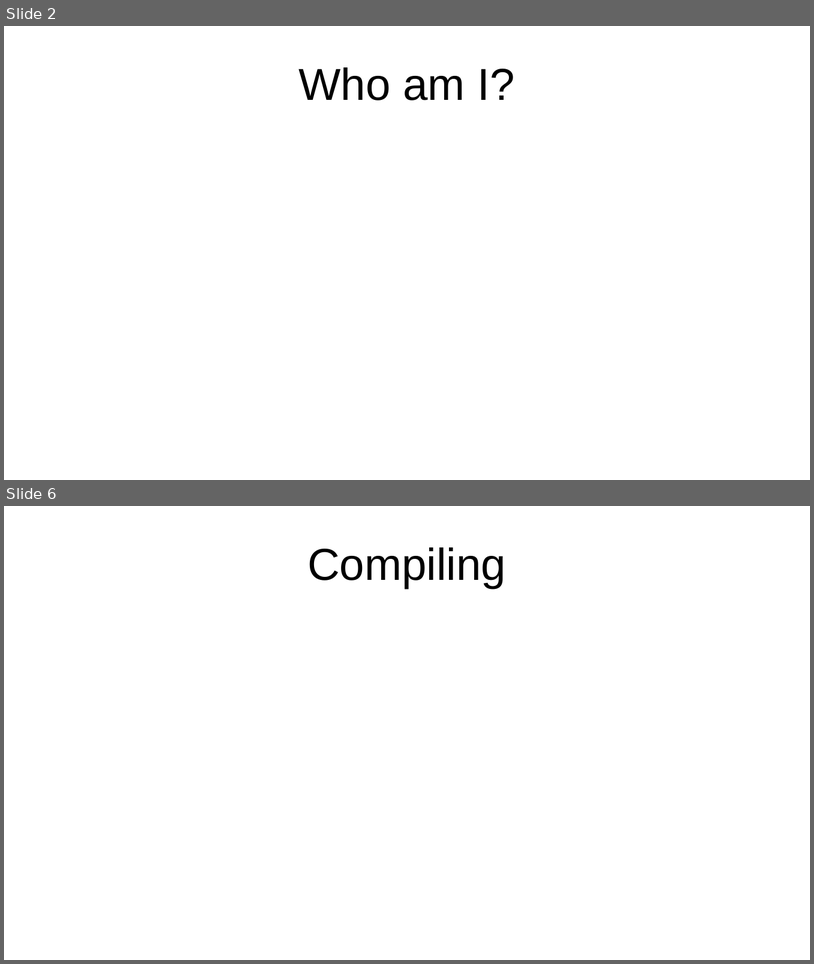
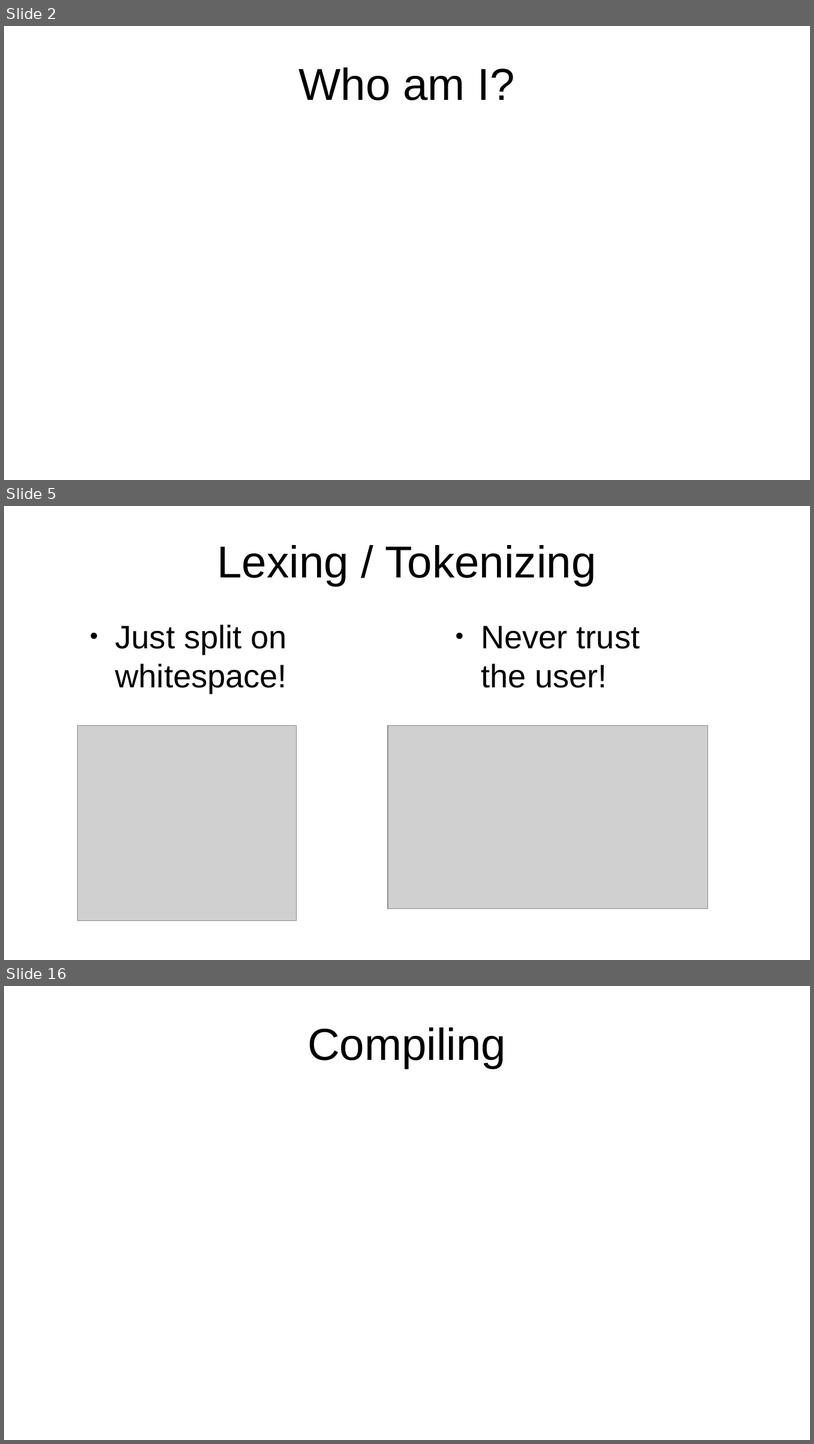
Before and after one commit to grab-a-byte/CalculatorCompiler, a slide deck: slides/Compiler Slides.odp. Shown one above the other, each under a label of ours: slides 2 and 6 before the commit, slides 2, 5 and 16 after it; the slides between them are not shown. The pictures are 814x964 and 814x1444 pixels, drawn with LibreOffice and Linux fonts; fonts in the diff are those of the drawing; grey boxes stand for pictures. Boxes give left, top, right and bottom in pixels: in the first picture for what was removed or moved away, otherwise in the second. Text is boxed around its words. In the diff, an @@ line names an element or a change of style, - is before the commit and + after.

```diff
--- a/slides/Compiler Slides.odp
+++ b/slides/Compiler Slides.odp
@@ slide 5 added at (4,506,810,960), background #FFFFFF @@
@@ title added at (217,545,597,586), 44 pt, text #000000 @@
+Lexing / Tokenizing
@@ text added at (116,624,287,693), 32 pt, text #000000 @@
+● Just split on whitespace!
@@ text added at (481,625,640,688), 32 pt, text #000000 @@
+● Never trust the user!
@@ picture added at (77,726,297,920) @@
@@ picture added at (388,726,708,909) @@
@@ what was slide 6 is now slide 16 @@
```
Also in this commit, not shown: 3 slides changed, 10 other slides added, 1 slide removed, 8 other files.
